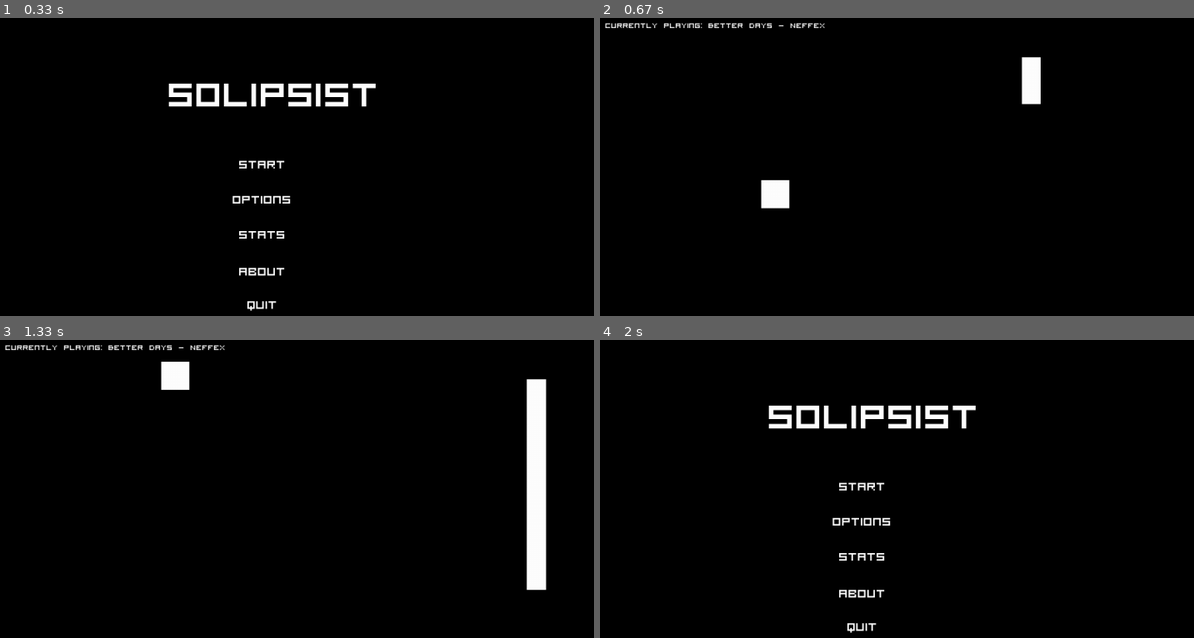
Above: before the commit, frames 1-4 (two rows, left to right).
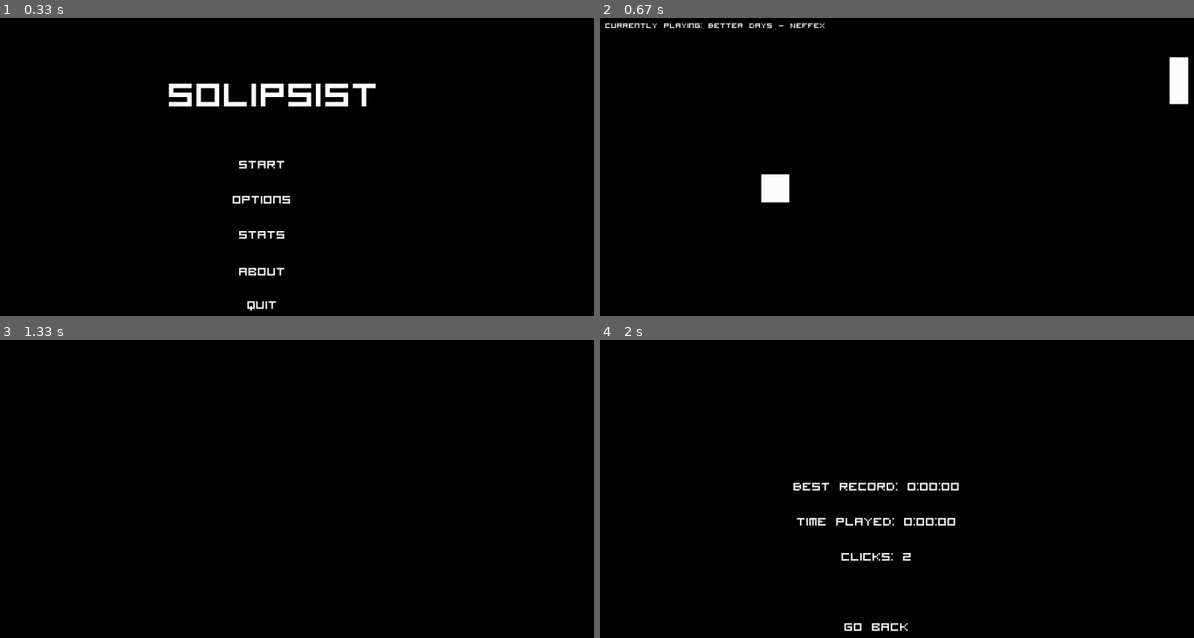
Above: after the commit, the same moments.

Repository: Vazno/Solipsist
Game: pygame game, started from main.py
Two runs of this game, one before a commit and one after it. Both use one fixed random seed, a clock stepped at 60 frames per second and the inputs below.
Inputs (mouse positions are in pixels of both pictures, inside the frame that each line leads up to):
- Up to frame 1 (0.33 s): no input
- Up to frame 2 (0.67 s): click "Start" at 0.38 s
- Up to frame 3 (1.33 s): click (106, 545) at 0.72 s; click (outside the picture) at 1.05 s
- Up to frame 4 (2 s): click (974, 578) at 1.38 s; click (861, 557) at 1.72 s, where only the run after the commit has a clickable "Stats"

Frame 1 is identical in both runs. In frame 2, 1.3% of the frame differs, in the area x 27-100%, y 13-64%; in frame 3, 3.2%, in the area x 0-93%, y 1-85%; in frame 4, 3.0%.

Commit message:
Fixed gravitation, added best record statistic, added new_record sound, made all json variables dynamic

Diff:
--- a/GSS.py
+++ b/GSS.py
@@ -18,34 +18,9 @@
 WINDOW_WIDTH = SCREEN.get_width()
 
 
-
-DESCRIPTION = j["DESCRIPTION"]
-
-game_settings = j["game_settings"]
-FPS = game_settings["FPS"]
-OBSTACLE_DEFAULT_VEL = game_settings["OBSTACLE_DEFAULT_VEL"]
-
-
-graphic = j["graphic"]
-GAME_NAME = graphic["GAME_NAME"]
-resolution = graphic["resolution"]
-FULL_SCREEN = graphic["FULL_SCREEN"]
-FONT = graphic["FONT"]
-FONT_COLOR = graphic["FONT_COLOR"]
-PLAYER_COLOR = graphic["PLAYER_COLOR"]
-BACKGROUND = graphic["BACKGROUND"]
-OBSTACLE_COLOR = graphic["OBSTACLE_COLOR"]
-
-
-music = j["music"]
-VOLUME = music["VOLUME"]
-DEFAULT_MUSIC_FOLDER = resource_path(music["DEFAULT_MUSIC_FOLDER"])
-DEFAULT_SOUND_FOLDER = resource_path(music["DEFAULT_SOUND_FOLDER"])
-
-
-stats = j["stats"]
-CLICKS = stats["CLICKS"]
-TIME_PLAYED = stats["TIME_PLAYED"]
+OBSTACLE_DEFAULT_VEL = j["game_settings"]["OBSTACLE_DEFAULT_VEL"]
+if OBSTACLE_DEFAULT_VEL == 0:
+	OBSTACLE_DEFAULT_VEL = -WINDOW_WIDTH/100
 
 
 @dataclass
--- a/about.py
+++ b/about.py
@@ -4,7 +4,7 @@
 from main import main_menu
 
 from pygame_utils import Button
-from GSS import BACKGROUND, SCREEN, WINDOW_HEIGHT, WINDOW_WIDTH, SCREEN
+from GSS import SCREEN, WINDOW_HEIGHT, WINDOW_WIDTH, SCREEN
 from GSS import j
 
 def about():
@@ -12,7 +12,7 @@
 	description_button = Button(j['DESCRIPTION'], (WINDOW_WIDTH/2.2, WINDOW_HEIGHT/2), (WINDOW_WIDTH/15, WINDOW_HEIGHT/15), False)
 	run = True
 	while run:
-		SCREEN.fill(BACKGROUND)
+		SCREEN.fill(j["graphic"]["BACKGROUND"])
 		events = pygame.event.get()
 		for event in events:
 			if event.type == pygame.QUIT:
--- a/game.py
+++ b/game.py
@@ -7,15 +7,10 @@
 
 from GSS import GameStatus
 from GSS import save_json
-from GSS import GAME_NAME
 from GSS import SCREEN
 from GSS import WINDOW_HEIGHT
 from GSS import WINDOW_WIDTH
-from GSS import OBSTACLE_COLOR
-from GSS import PLAYER_COLOR
 from GSS import OBSTACLE_DEFAULT_VEL
-from GSS import BACKGROUND
-from GSS import FPS
 from GSS import j
 
 from music import Music
@@ -35,7 +30,7 @@
 		self.grav = grav
 		self.SCREEN_HEIGHT = screen.get_height()
 		if not color:
-			self.color = PLAYER_COLOR
+			self.color = j["graphic"]["PLAYER_COLOR"]
 
 	def get_rect(self):
 		return self.player
@@ -62,7 +57,7 @@
 		self.speed = speed
 		self.SCREEN_HEIGHT = screen.get_height()
 		if not color:
-			self.color = OBSTACLE_COLOR
+			self.color = j["graphic"]["OBSTACLE_COLOR"]
 
 	def get_rect(self):
 		return self.obstacle
@@ -88,12 +83,15 @@
 
 
 def main():
-	pygame.display.set_caption(GAME_NAME)
+	pygame.display.set_caption(j["graphic"]["GAME_NAME"])
 
 	clock = pygame.time.Clock()
 	game_status = GameStatus(is_game_started=False, gameover=False)
+	if WINDOW_HEIGHT > WINDOW_WIDTH:
+		solipsist = Solipsist(SCREEN, int(WINDOW_WIDTH/3), int(WINDOW_HEIGHT/4), int(WINDOW_WIDTH/15), WINDOW_HEIGHT/1500)
+	else:
+		solipsist = Solipsist(SCREEN, int(WINDOW_WIDTH/3), int(WINDOW_HEIGHT/4), int(WINDOW_HEIGHT/15), WINDOW_HEIGHT/1500)
 
-	solipsist = Solipsist(SCREEN, int(WINDOW_WIDTH/3), int(WINDOW_HEIGHT/4), int(WINDOW_HEIGHT/15), 0.5)
 	player = solipsist.get_rect()
 
 	obstacle_class = Obstacle.generate_random_obstacle()
@@ -105,7 +103,7 @@
 
 	run = True
 	while run:
-		SCREEN.fill(BACKGROUND)
+		SCREEN.fill(j["graphic"]["BACKGROUND"])
 		MUSIC.play_random_music()
 
 		for event in pygame.event.get():
@@ -154,4 +152,4 @@
 			j["stats"]["TIME_PLAYED"] += 1
 			previousPointAwardedTime = current_time
 		save_json()
-		clock.tick(FPS)
+		clock.tick(j["game_settings"]["FPS"])
--- a/gameover.py
+++ b/gameover.py
@@ -3,19 +3,28 @@
 import pygame
 import time
 
-from GSS import SCREEN, FONT, BACKGROUND, FONT_COLOR, WINDOW_HEIGHT, WINDOW_WIDTH
+from GSS import SCREEN, WINDOW_HEIGHT, WINDOW_WIDTH, save_json
+from GSS import j
 from game import MUSIC
 from main import main_menu
 from pygame_utils import Button
 
 def gameover(time_played: int, clicks: int):
+	time_message = "Time played:"
+	if time_played > j["stats"]["BEST_RECORD"]:
+		j["stats"]["BEST_RECORD"] = time_played
+		save_json()
+		time_message = "New record!"
+		MUSIC.sound_new_record()
+
 	time.sleep(0.150)
 	gameover_button = Button("Gameover", (WINDOW_WIDTH/2.6, WINDOW_HEIGHT/10), (WINDOW_WIDTH/5, WINDOW_HEIGHT/5), False)
 	clicks_button = Button(f"Clicks: {clicks}", (WINDOW_WIDTH/2.2, WINDOW_HEIGHT/2), (WINDOW_WIDTH/15, WINDOW_HEIGHT/15), False)
-	time_button = Button(f"Time played: {datetime.timedelta(seconds=time_played)}", (WINDOW_WIDTH/2.2, WINDOW_HEIGHT/2.4), (WINDOW_WIDTH/15, WINDOW_HEIGHT/15), False)
+	time_button = Button(f"{time_message} {datetime.timedelta(seconds=time_played)}", (WINDOW_WIDTH/2.2, WINDOW_HEIGHT/2.4), (WINDOW_WIDTH/15, WINDOW_HEIGHT/15), False)
+
 	run = True
 	while run:
-		SCREEN.fill(BACKGROUND)
+		SCREEN.fill(j["graphic"]["BACKGROUND"])
 		MUSIC.stop()
 		for event in pygame.event.get():
 			if event.type == pygame.QUIT:
--- a/main.py
+++ b/main.py
@@ -2,17 +2,13 @@
 
 import pygame
 
-from GSS import FPS, GAME_NAME, SCREEN, FONT, BACKGROUND, FONT_COLOR, WINDOW_HEIGHT, WINDOW_WIDTH
+from GSS import SCREEN, WINDOW_HEIGHT, WINDOW_WIDTH, j
 from game import MUSIC, main
 from pygame_utils import Button
 
 
-
-
-
-
 def main_menu():
-	pygame.display.set_caption(GAME_NAME)
+	pygame.display.set_caption(j["graphic"]["GAME_NAME"])
 	pygame.init()
 
 	clock = pygame.time.Clock()
@@ -26,7 +22,7 @@
 
 	run = True
 	while run:
-		SCREEN.fill(BACKGROUND)
+		SCREEN.fill(j["graphic"]["BACKGROUND"])
 		MUSIC.stop()
 		events = pygame.event.get()
 		for event in events:
@@ -54,7 +50,6 @@
 
 		if quit_button.clicked(events):
 			MUSIC.sound_menu_click()
-			run = False
 			sys.exit()
 
 		if solipsist_button.clicked(events):
@@ -69,7 +64,7 @@
 		quit_button.draw_it(SCREEN)
 
 		pygame.display.flip()
-		clock.tick(FPS)
+		clock.tick(j["game_settings"]["FPS"])
 
 if __name__ == "__main__":
 	main_menu()
--- a/music.py
+++ b/music.py
@@ -2,16 +2,12 @@
 import os
 from random import choice
 
-from utils import resource_path
+from utils import debounce, resource_path
 from GSS import GameStatus
 from GSS import SCREEN
-from GSS import FONT
-from GSS import FONT_COLOR
 from GSS import WINDOW_HEIGHT
 from GSS import WINDOW_WIDTH
-from GSS import DEFAULT_MUSIC_FOLDER
-from GSS import DEFAULT_SOUND_FOLDER
-
+from GSS import j
 
 
 class Music(GameStatus):
@@ -21,16 +17,16 @@
 
 	@classmethod
 	def make_description(cls):
-		_font = pygame.font.Font(FONT, int(WINDOW_WIDTH/60))
-		music_text = _font.render(f"Currently playing: {cls.current_music_name.split('.')[0].replace(DEFAULT_MUSIC_FOLDER, '')}",True, FONT_COLOR)
+		_font = pygame.font.Font(j["graphic"]["FONT"], int(WINDOW_WIDTH/60))
+		music_text = _font.render(f"Currently playing: {cls.current_music_name.split('.')[0].replace(resource_path(j['music']['DEFAULT_MUSIC_FOLDER']), '')}",True, j["graphic"]["FONT_COLOR"])
 		SCREEN.blit(music_text, (int(WINDOW_WIDTH/8), int(WINDOW_HEIGHT/40)))
 
 	@classmethod
 	def pick_random_music(cls):
 		all_music = []
-		for music in os.listdir(DEFAULT_MUSIC_FOLDER):
+		for music in os.listdir(resource_path(j["music"]["DEFAULT_MUSIC_FOLDER"])):
 			all_music.append(music)
-		random_music = f"{DEFAULT_MUSIC_FOLDER}{choice(all_music)}"
+		random_music = f"{resource_path(j['music']['DEFAULT_MUSIC_FOLDER'])}{choice(all_music)}"
 		return random_music
 
 	@staticmethod
@@ -50,16 +46,26 @@
 			GameStatus.current_music_name = ""
 
 	@staticmethod
+	@debounce(0.1)
 	def sound_dead():
-		sound = pygame.mixer.Sound(resource_path(os.path.join(DEFAULT_SOUND_FOLDER, "dead.mp3")))
+		sound = pygame.mixer.Sound(resource_path(os.path.join(resource_path(j["music"]["DEFAULT_SOUND_FOLDER"]), "dead.mp3")))
 		sound.play()
 
 	@staticmethod
+	@debounce(0.1)
 	def sound_menu_click():
-		sound = pygame.mixer.Sound(resource_path(os.path.join(DEFAULT_SOUND_FOLDER, "menu_click.mp3")))
+		sound = pygame.mixer.Sound(resource_path(os.path.join(resource_path(j["music"]["DEFAULT_SOUND_FOLDER"]), "menu_click.mp3")))
+		sound.play()
+
+
+	@staticmethod
+	@debounce(0.1)
+	def sound_jump():
+		sound = pygame.mixer.Sound(resource_path(os.path.join(resource_path(j["music"]["DEFAULT_SOUND_FOLDER"]), "jump.mp3")))
 		sound.play()
 
 	@staticmethod
-	def sound_jump():
-		sound = pygame.mixer.Sound(resource_path(os.path.join(DEFAULT_SOUND_FOLDER, "jump.mp3")))
+	@debounce(0.1)
+	def sound_new_record():
+		sound = pygame.mixer.Sound(resource_path(os.path.join(resource_path(j["music"]["DEFAULT_SOUND_FOLDER"]), "new_record.mp3")))
 		sound.play()
--- a/pygame_utils.py
+++ b/pygame_utils.py
@@ -1,6 +1,6 @@
 import pygame
 from typing import Tuple
-from GSS import FONT, FONT_COLOR, BACKGROUND
+from GSS import j
 
 #Takes rectangle's size, position and a point. Returns true if that
 #point is inside the rectangle and false if it isnt.
@@ -16,14 +16,14 @@
         self.size = size
 
         self.button = pygame.Surface(size).convert()
-        self.button.fill(BACKGROUND)
+        self.button.fill(j["graphic"]["BACKGROUND"])
         self.outline = outline
 
         #Text is about 70% the height of the button
-        font = pygame.font.Font(FONT, int((70/100)*self.size[1]))
+        font = pygame.font.Font(j["graphic"]["FONT"], int((70/100)*self.size[1]))
 
         #First argument always requires a str, so f-string is used.
-        self.textSurf = font.render(f"{text}", True, FONT_COLOR)
+        self.textSurf = font.render(f"{text}", True, j["graphic"]["FONT_COLOR"])
 
     def clicked(self, events)->None:
         mousePos = pygame.mouse.get_pos()
--- a/settings.json
+++ b/settings.json
@@ -2,7 +2,7 @@
     "DESCRIPTION": "Solipsist is a game made by Beksultan Artykbaev in the August of 2022",
     "game_settings": {
         "FPS": 75,
-        "OBSTACLE_DEFAULT_VEL": -25
+        "OBSTACLE_DEFAULT_VEL": 0
     },
     "graphic": {
         "GAME_NAME": "Solipsist",
@@ -40,6 +40,7 @@
     },
     "stats": {
         "CLICKS": 0,
-        "TIME_PLAYED": 0
+        "TIME_PLAYED": 0,
+        "BEST_RECORD": 0
     }
 }
--- a/stats.py
+++ b/stats.py
@@ -6,16 +6,17 @@
 from main import main_menu
 
 from pygame_utils import Button
-from GSS import BACKGROUND, SCREEN, WINDOW_HEIGHT, WINDOW_WIDTH, SCREEN
+from GSS import SCREEN, WINDOW_HEIGHT, WINDOW_WIDTH, SCREEN
 from GSS import j
 
 def stats():
 	run = True
+	best_record_button = Button(f"Best record: {datetime.timedelta(seconds=j['stats']['BEST_RECORD'])}", (WINDOW_WIDTH/2.2, WINDOW_HEIGHT/3), (WINDOW_WIDTH/15, WINDOW_HEIGHT/15), False)
 	go_back_button = Button("Go back", (WINDOW_WIDTH/2.2, WINDOW_HEIGHT/1.5), (WINDOW_WIDTH/15, WINDOW_HEIGHT/15), False)
 	clicks_button = Button(f"Clicks: {j['stats']['CLICKS']}", (WINDOW_WIDTH/2.2, WINDOW_HEIGHT/2), (WINDOW_WIDTH/15, WINDOW_HEIGHT/15), False)
 	time_button = Button(f"Time played: {datetime.timedelta(seconds=j['stats']['TIME_PLAYED'])}", (WINDOW_WIDTH/2.2, WINDOW_HEIGHT/2.4), (WINDOW_WIDTH/15, WINDOW_HEIGHT/15), False)
 	while run:
-		SCREEN.fill(BACKGROUND)
+		SCREEN.fill(j["graphic"]["BACKGROUND"])
 		events = pygame.event.get()
 		for event in events:
 			if event.type == pygame.QUIT:
@@ -25,6 +26,7 @@
 		if go_back_button.clicked(events):
 			MUSIC.sound_menu_click()
 			main_menu()
+		best_record_button.draw_it(SCREEN)
 		clicks_button.draw_it(SCREEN)
 		time_button.draw_it(SCREEN)
 		go_back_button.draw_it(SCREEN)
Not shown, added: sounds/sounds/new_record.mp3
